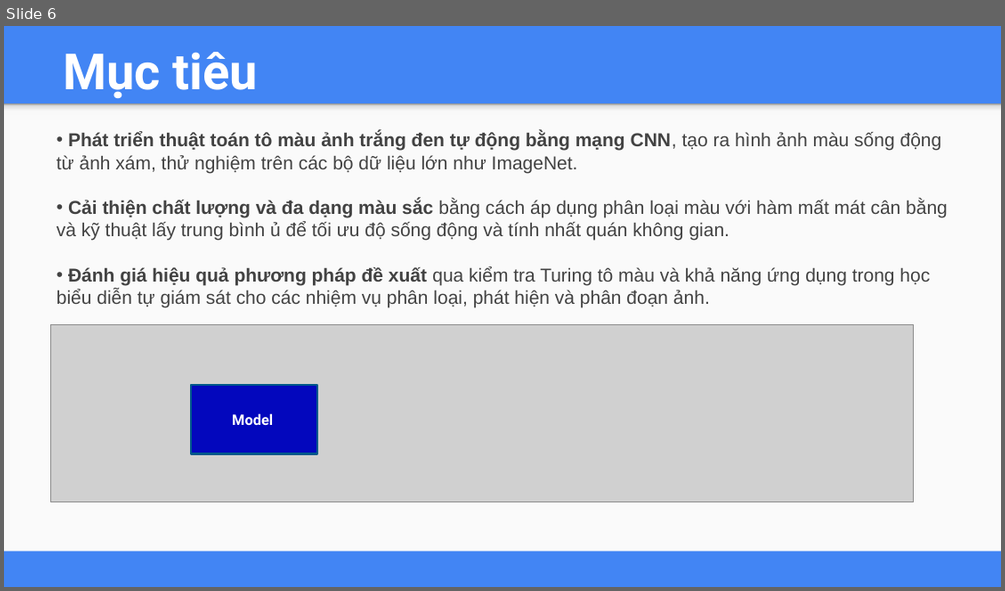
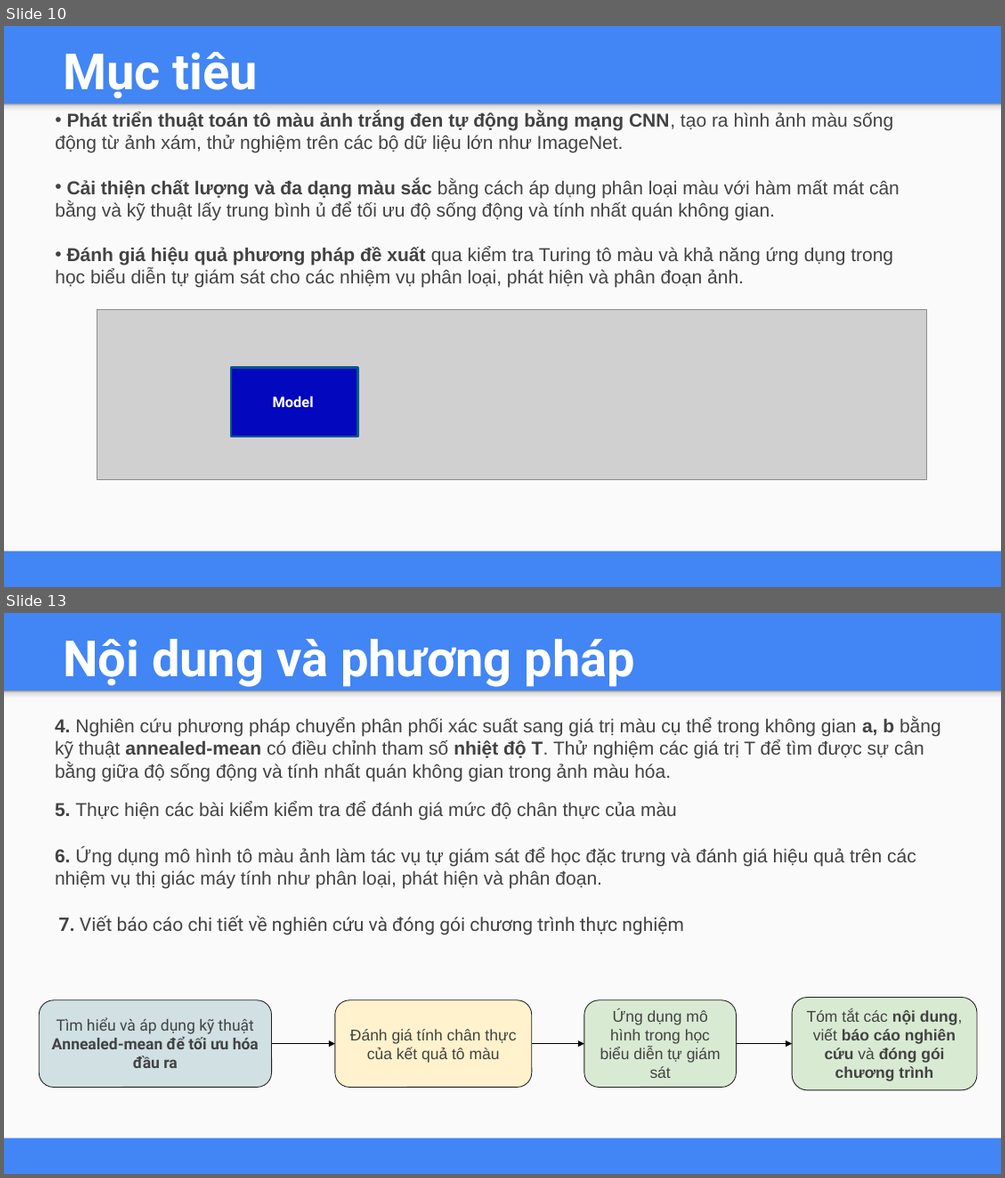
Before and after one commit to lekhanhhoang/influence-of-color, a slide deck: Báo cáo Final.pptx. Shown one above the other, each under a label of ours: slide 6 before the commit, slides 10 and 13 after it; the slides between them are not shown. The pictures are 1005x591 and 1005x1178 pixels, drawn with LibreOffice and Linux fonts; fonts in the diff are those of the drawing; grey boxes stand for pictures. Boxes give left, top, right and bottom in pixels: in the first picture for what was removed or moved away, otherwise in the second. Text is boxed around its words. In the diff, an @@ line names an element or a change of style, - is before the commit and + after.

```diff
--- a/Báo cáo Final.pptx
+++ b/Báo cáo Final.pptx
@@ slide 13 added at <box>4,613,1001,1174</box>, background #4285F4; not listed: 2 template elements that a slide beside it also shows @@
@@ text added at <box>63,639,635,687</box>, 48 pt, text #FFFFFF, bold @@
+Nội dung và phương pháp
@@ text added at <box>55,718,941,781</box>, 18 pt, text #424242 @@
+4. Nghiên cứu phương pháp chuyển phân phối xác suất sang giá trị màu cụ thể trong không gian a, b bằng kỹ thuật annealed-mean có điều chỉnh tham số nhiệt độ T. Thử nghiệm các giá trị T để tìm được sự cân bằng giữa độ sống động và tính nhất quán không gian trong ảnh màu hóa.
@@ text added at <box>55,802,677,820</box>, 18 pt, text #424242 @@
+5. Thực hiện các bài kiểm kiểm tra để đánh giá mức độ chân thực của màu
@@ text added at <box>55,848,916,889</box>, 18 pt, text #424242 @@
+6. Ứng dụng mô hình tô màu ảnh làm tác vụ tự giám sát để học đặc trưng và đánh giá hiệu quả trên các nhiệm vụ thị giác máy tính như phân loại, phát hiện và phân đoạn.
@@ text added at <box>59,916,684,935</box>, 18 pt, text #424242 @@
+7. Viết báo cáo chi tiết về nghiên cứu và đóng gói chương trình thực nghiệm
@@ rounded rectangle added at <box>39,1000,272,1087</box>, fill #D0E0E3, outline #1F1F1F 0.75 pt, 15 pt, text #424242, bold @@
+Tìm hiểu và áp dụng kỹ thuật Annealed-mean để tối ưu hóa đầu ra
@@ rounded rectangle added at <box>335,1000,532,1087</box>, fill #FFF2CC, outline #1F1F1F 0.75 pt, 15 pt, text #424242 @@
+Đánh giá tính chân thực của kết quả tô màu
@@ rounded rectangle added at <box>584,1000,736,1087</box>, fill #D9EAD3, outline #1F1F1F 0.75 pt, 15 pt, text #424242 @@
+Ứng dụng mô hình trong học biểu diễn tự giám sát
@@ rounded rectangle added at <box>793,997,978,1090</box>, fill #D9EAD3, outline #1F1F1F 0.75 pt, 15 pt, text #424242, bold @@
+Tóm tắt các nội dung, viết báo cáo nghiên cứu và đóng gói chương trình
@@ arrow added from (272, 1044) to (335, 1044), #000000 0.75 pt @@
@@ arrow added from (532, 1044) to (584, 1044), #000000 0.75 pt @@
@@ arrow added from (736, 1044) to (793, 1044), #000000 0.75 pt @@
@@ what was slide 6 is now slide 10 @@
@@ slide 10 changed as well @@
@@ text "Phát triển thuật toán tô ..." rewrapped from <box>57,132,947,307</box> to <box>55,111,899,288</box> @@
@@ picture: place and size @@
-picture at <box>51,324,914,501</box>
+picture at <box>97,309,926,480</box>
@@ rectangle: place and size @@
-rectangle at <box>191,385,317,454</box>
+rectangle at <box>231,368,357,436</box>
@@ text "Model": place and size @@
-text "Model" at <box>232,413,273,425</box>
+text "Model" at <box>273,395,314,407</box>
```
Also in this commit, not shown: 6 other slides changed, 7 other slides added.
